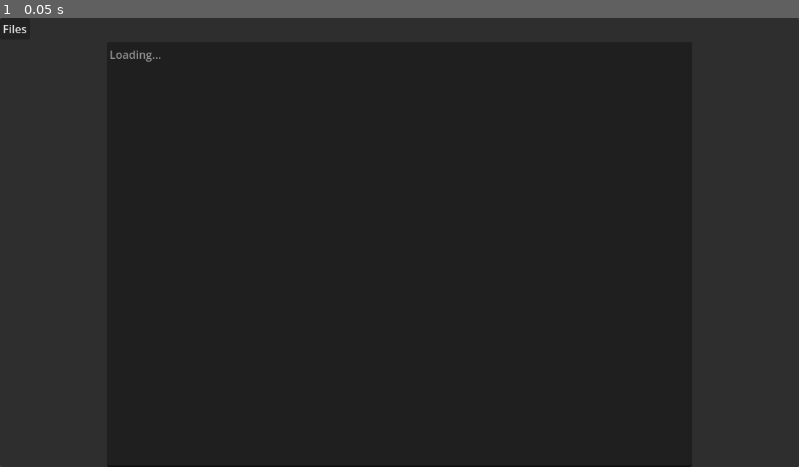
Above: before the commit, frame 1.
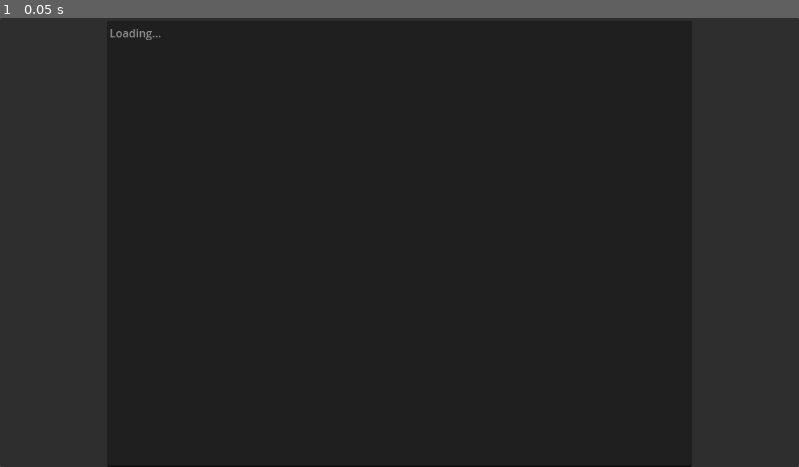
Above: after the commit, the same moment.

Repository: erwan-privat/unmix-gui
Game: Godot game, scene res://main.tscn
Same seed, same stepped clock (60 frames per second), same inputs: the game is played once before the commit and once after it.
Inputs:
- Up to frame 1 (0.05 s): no input

The runs differ from the first frame. In frame 1, 0.1% of the frame differs, in the area x 0-21%, y 1-10%.
Error after the commit: Parse Error: Expected indented block after function declaration. (res://menu_bar.gd:20)

Commit message:
file dialog code

Diff:
--- a/src/files.gd
+++ /dev/null
@@ -1,33 +0,0 @@
-extends PopupMenu
-
-var menu_actions = {
-	"Open...": _on_open_dialog,
-	"-": null,
-	"Quit": _on_quit,
-}
-
-func _ready() -> void:
-	for lbl in menu_actions:
-		if lbl == "-":
-			add_separator()
-		else:
-			add_item(lbl)
-
-	index_pressed.connect(_on_index_pressed)
-	$Open.files_selected.connect(_on_open)
-
-
-func _on_index_pressed(index) -> void:
-	menu_actions[menu_actions.keys()[index]].call()
-
-
-func _on_open_dialog() -> void:
-	$Open.popup()
-
-
-func _on_open(path) -> void:
-	print(path)
-
-
-func _on_quit() -> void:
-	get_node("/root/Main").quit()
--- a/src/main.tscn
+++ b/src/main.tscn
@@ -1,7 +1,7 @@
 [gd_scene load_steps=3 format=3 uid="uid://c8kykp6wy0lvs"]
 
 [ext_resource type="Script" path="res://main.gd" id="1_nkupt"]
-[ext_resource type="Script" path="res://files.gd" id="2_1incf"]
+[ext_resource type="Script" path="res://menu_bar.gd" id="2_dq8v7"]
 
 [node name="Main" type="PanelContainer"]
 anchors_preset = 15
@@ -16,15 +16,7 @@
 
 [node name="MenuBar" type="MenuBar" parent="VBoxContainer"]
 layout_mode = 2
-
-[node name="Files" type="PopupMenu" parent="VBoxContainer/MenuBar"]
-script = ExtResource("2_1incf")
-
-[node name="Open" type="FileDialog" parent="VBoxContainer/MenuBar/Files"]
-title = "Open File(s)"
-ok_button_text = "Open"
-file_mode = 1
-access = 2
+script = ExtResource("2_dq8v7")
 
 [node name="HBoxContainer" type="HBoxContainer" parent="VBoxContainer"]
 layout_mode = 2
--- /dev/null
+++ b/src/menu_bar.gd
@@ -0,0 +1,36 @@
+extends MenuBar
+
+var menu = {
+	"Files": {
+		"Open...": _on_files_open,
+		"-": null,
+		"Quit": _on_files_quit,
+		},
+	"Help": {
+		"GitHub page (web)": _on_help_github,
+		"About": _on_help_about,
+	},
+}
+
+
+func _ready() -> void:
+	pass
+
+
+func _on_index_pressed(cat, index) -> void:
+
+
+
+func _on_files_open() -> void:
+	$Files/Open.popup()
+
+
+func _on_files_quit() -> void:
+	get_node("/root/Main").quit()
+
+
+func _on_help_github() -> void:
+	pass
+
+func _on_help_about() -> void:
+	print("Made by Erwan Privat, more info on G")
